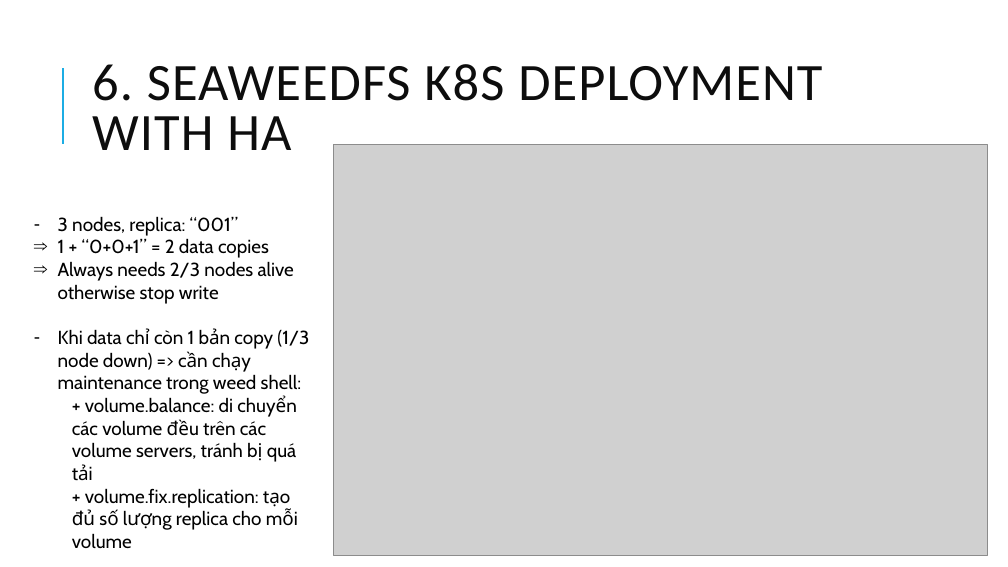
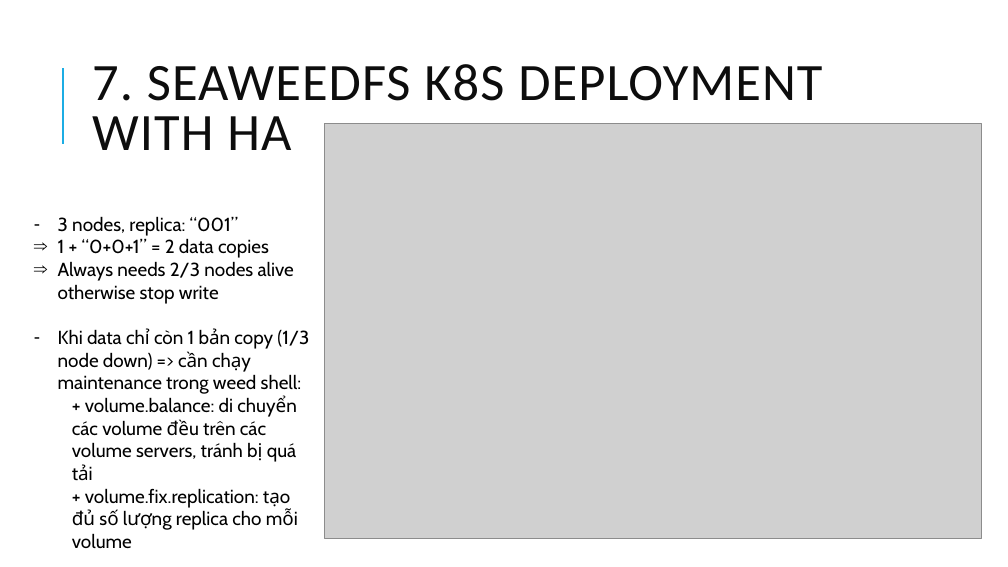
Before and after one commit to chi-org/seaweedfs-test, a slide deck: slide 16 of SeaweedFS_2.pptx (slide 15 before the commit). Drawn at 1008x567 pixels with LibreOffice and Linux fonts; fonts in the diff are those of the drawing; grey boxes stand for pictures. Boxes give left, top, right and bottom in pixels: in the first picture for what was removed or moved away, otherwise in the second. Text is boxed around its words. In the diff, an @@ line names an element or a change of style, - is before the commit and + after.

```diff
--- a/SeaweedFS_2.pptx
+++ b/SeaweedFS_2.pptx
@@ title at [92,64,822,150]: text changed @@
-6. SEAWEEDFS K8S DEPLOYMENT WITH HA
+7. SEAWEEDFS K8S DEPLOYMENT WITH HA
@@ picture: place and size @@
-picture at [333,144,988,555]
+picture at [325,123,982,538]
```
Also in this commit, not shown: 21 other slides changed, 1 slide added, 1 other file.
